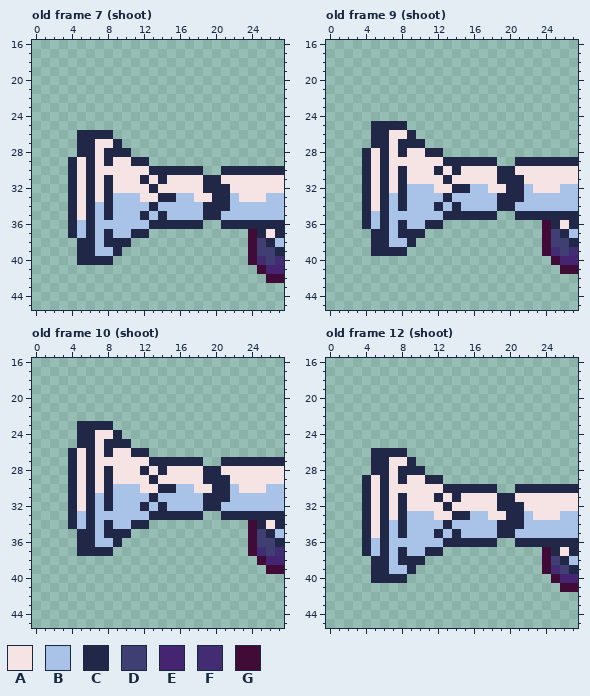
Pixel-art file -- Assets/Sprites/Player/player_blue.aseprite. Above: the version before the commit.
85x84 pixels, 20 frames. Colours within 5 levels of each other are drawn and written as one. Shown: old frame 7 (shoot): x 0..27, y 16..45; old frame 9 (shoot): x 0..27, y 16..45; old frame 10 (shoot): x 0..27, y 16..45; old frame 12 (shoot): x 0..27, y 16..45. The commit also changed other frames or places, which this record leaves out.
Visible layers, top first: "gun", "bubble", "head", "arms", "legs", "body", "bag".
Palette (. is transparent): A #f6e3e3  B #a9c3e8  C #212746  D #3f3f74  E #452571  F #432d72  G #410b37
Pixels before, old frame 7 (shoot), first column x 4:
26 .CCCC...................
27 .CCAAC..................
28 .CCACCC.................
29 CACACAACC...............
30 CACAAAAAACCCCCC..CCCCCCC
31 CACACAAACACAAAACCAAAAAAA
32 CACACAAAACAAAAACCCAAAAAA
33 CACACBBBAACCBBAACCBAAABB
34 CACBCBBBBCBBBBBCCCBBBBBB
35 CACBCBBBCBCBBBBCCBBBBBBB
36 CBCBBBBBBCCCCCC..CCCCCCC
37 CBCBCBBCC...........GCAC
38 .CCBCCC.............GDCB
39 .CCBBC..............GDDC
40 .CCCC...............GFDF
41 .....................GEE
42 ......................GG
Pixels before, old frame 9 (shoot), first column x 4:
25 .CCCC...................
26 .CCAAC..................
27 .CCACCC.................
28 CACACAACC...............
29 CACAAAAAACCCCCC..CCCCCCC
30 CACACAAACACAAAACCAAAAAAA
31 CACACAAAACAAAAACCCAAAAAA
32 CACACBBBAACCBBAACCBAAABB
33 CACBCBBBBCBBBBBCCCBBBBBB
34 CACBCBBBCBCBBBBCCBBBBBBB
35 CBCBBBBBBCCCCCC..CCCCCCC
36 CBCBCBBCC...........GCAC
37 .CCBCCC.............GDCB
38 .CCBBC..............GDDC
39 .CCCC...............GFDF
40 .....................GEE
41 ......................GG
Pixels before, old frame 10 (shoot), first column x 4:
23 .CCCC...................
24 .CCAAC..................
25 .CCACCC.................
26 CACACAACC...............
27 CACAAAAAACCCCCC..CCCCCCC
28 CACACAAACACAAAACCAAAAAAA
29 CACACAAAACAAAAACCCAAAAAA
30 CACACBBBAACCBBAACCBAAABB
31 CACBCBBBBCBBBBBCCCBBBBBB
32 CACBCBBBCBCBBBBCCBBBBBBB
33 CBCBBBBBBCCCCCC..CCCCCCC
34 CBCBCBBCC...........GCAC
35 .CCBCCC.............GDCB
36 .CCBBC..............GDDC
37 .CCCC...............GFDF
38 .....................GEE
39 ......................GG
Pixels before, old frame 12 (shoot), first column x 4:
26 .CCCC...................
27 .CCAAC..................
28 .CCACCC.................
29 CACACAACC...............
30 CACAAAAAACCCCCC..CCCCCCC
31 CACACAAACACAAAACCAAAAAAA
32 CACACAAAACAAAAACCCAAAAAA
33 CACACBBBAACCBBAACCBAAABB
34 CACBCBBBBCBBBBBCCCBBBBBB
35 CACBCBBBCBCBBBBCCBBBBBBB
36 CBCBBBBBBCCCCCC..CCCCCCC
37 CBCBCBBCC...........GCAC
38 .CCBCCC.............GDCB
39 .CCBBC..............GFDC
40 .CCCC................GEE
41 ......................GG
After:
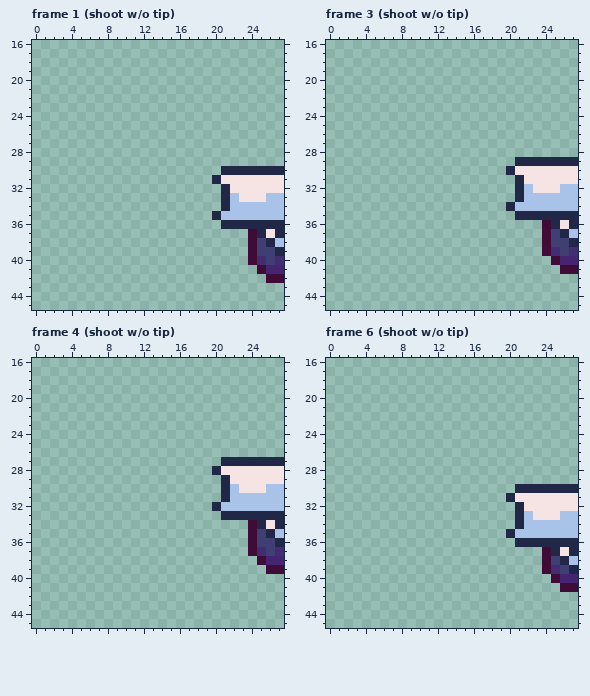
A new or re-ordered frame is compared with the old frame closest to it.
Edits made:
frames 20 -> 26
Changed rows in their new state; - is an unchanged pixel.
Frame 1 (shoot w/o tip) is new; against old frame 7 (shoot), layer "gun":
first column x 4:
26 -....------------
27 -.....-----------
28 -......----------
29 .........--------
30 ...............--
31 ................-
32 .................
33 .................
34 .................
35 ................-
36 ...............--
37 .........--------
38 -......----------
39 -.....-----------
40 -....------------
Frame 3 (shoot w/o tip) is new; against old frame 9 (shoot), layer "gun":
first column x 4:
25 -....------------
26 -.....-----------
27 -......----------
28 .........--------
29 ...............--
30 ................-
31 .................
32 .................
33 .................
34 ................-
35 ...............--
36 .........--------
37 -......----------
38 -.....-----------
39 -....------------
Frame 4 (shoot w/o tip) is new; against old frame 10 (shoot), layer "gun":
first column x 4:
23 -....------------
24 -.....-----------
25 -......----------
26 .........--------
27 ...............--
28 ................-
29 .................
30 .................
31 .................
32 ................-
33 ...............--
34 .........--------
35 -......----------
36 -.....-----------
37 -....------------
Frame 6 (shoot w/o tip) is new; against old frame 12 (shoot), layer "gun": the same change as frame 1 (shoot w/o tip)
Where, in picture pixels (left, top, right, bottom), the same in both pictures:
erased: (68, 130, 221, 265)
erased: (362, 121, 515, 256)
erased: (68, 421, 221, 556)
erased: (362, 448, 515, 583)
